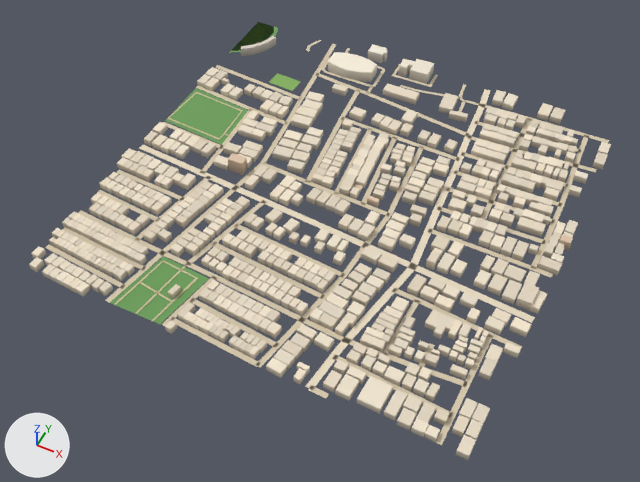
A saved change to the glTF model public/assets/bengaluru-region-v1/tiles/t12_-16-l0.glb.
Camera for both pictures: a 50 mm lens placed at (6548.0, -8404.0, 720.0), pointed at (6247.0, -7802.0, -32.0). The lights are fixed; the arrows at lower left show +X, +Y and +Z. The first picture is the older version. Vertices at exactly the same position are counted once.

The first picture shows 'building', 'ground'.
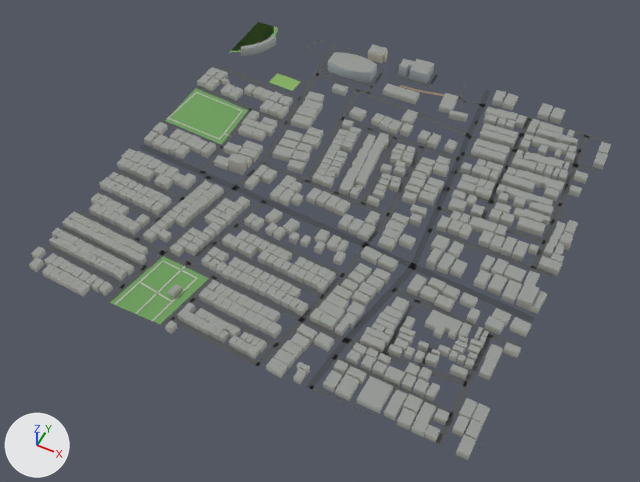
Changed parts and their boxes [x1, y1, x2, y2] in the pictures (640 x 482 px; the box of a moved part takes in the faces that stretch with it):
'ground', reshaped
    before: [45, 22, 609, 445]
    after: [46, 22, 609, 459]
part 1 of me_building, recoloured (darker)
    both: [29, 36, 611, 459]
part 2 of me_ground, rebuilt
    before: [163, 122, 222, 149]
    after: [163, 122, 223, 148]
part 3 of me_ground, moved or reshaped
    before: [45, 40, 375, 326]
    after: [46, 40, 375, 326]
part 4 of me_ground, moved or reshaped
    before: [390, 89, 535, 323]
    after: [390, 89, 534, 323]
part 5 of me_ground, moved or reshaped
    before: [227, 347, 337, 398]
    after: [227, 347, 380, 419]
part 6 of me_ground, recoloured
    both: [97, 41, 609, 445]

Diff of the bpy script that builds the scene:
```diff
--- a/public/assets/bengaluru-region-v1/tiles/t12_-16-l0.glb.py
+++ b/public/assets/bengaluru-region-v1/tiles/t12_-16-l0.glb.py
@@ me_building @@
 # used by ob_building; location = (6000.0, -8000.0, 0.0)
-me_building.from_pydata(...)  # 5654 vertices, 7635 faces; spans x -6.0..505.0, y -5.0..507.0, z 0.0..18.0
+me_building.from_pydata(...)  # 5654 vertices, 9222 faces; spans x -6.0..505.0, y -5.0..507.0, z 0.0..18.0
+# me_building part 1: 7635 kept faces spanning x -6.0..505.0, y -5.0..507.0, z 0.0..18.0 get new vertex colours; the middle colour goes from pale yellow #daceb9 to light grey #c3c5be
 me_building.materials.append(mat_building)
@@ me_ground @@
 # used by ob_ground; location = (6000.0, -8000.0, 0.0)
-me_ground.from_pydata(...)  # 846 vertices, 684 faces; spans x 0.0..500.0, y -3.0..501.0, z 1.0
+me_ground.from_pydata(...)  # 865 vertices, 701 faces; spans x 0.0..500.0, y 0.0..500.0, z 1.0
+# me_ground part 2: the loose piece of 8 vertices spanning x 0.0..89.0, y 251.0..262.0, z 1.0 is rebuilt with 8 vertices and now spans x 0.0..88.0, y 252.0..261.0, z 1.0
+# me_ground part 3: 25 vertices moved from x 54.0..201.0, y 1.0..483.0, z 1.0 to x 49.0..202.0, y 0.0..483.0, z 1.0; 23 vertices removed from x 0.0..175.0, y -1.0..501.0, z 1.0; 31 vertices added at x 0.0..169.0, y 0.0..500.0, z 1.0
+# me_ground part 4: 6 vertices moved from x 398.0..467.0, y 171.0..185.0, z 1.0 to x 400.0..471.0, y 171.0..184.0, z 1.0; 18 vertices removed from x 332.0..369.0, y 145.0..501.0, z 1.0; 20 vertices added at x 333.0..368.0, y 145.0..500.0, z 1.0
+# me_ground part 5: 1 vertex moved from x 276.0, y 1.0, z 1.0 to x 282.0, y 0.0, z 1.0; 10 vertices removed from x 279.0..355.0, y -3.0..22.0, z 1.0; 14 vertices added at x 265.0..410.0, y 0.0..22.0, z 1.0
+# me_ground part 6: 513 kept faces spanning x 2.0..500.0, y 0.0..500.0, z 1.0 get new vertex colours; the middle colour goes from beige #d7c9ae to dark grey #535556
+# other edits to the shape of me_ground do not show in these pictures
 me_ground.materials.append(mat_ground)
```
